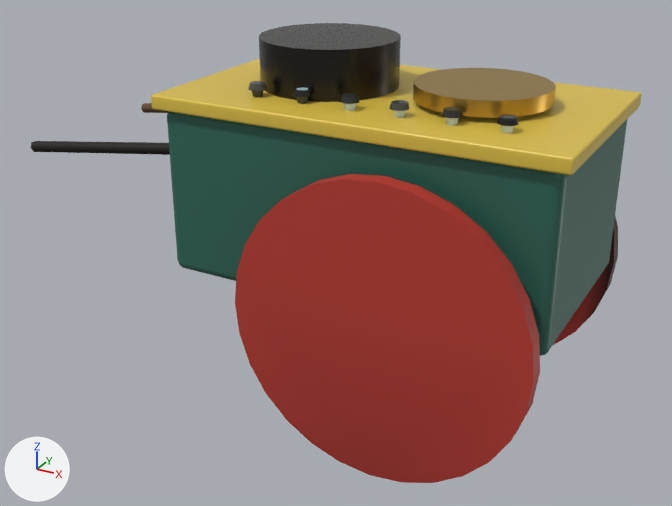
The glTF model public/yw9-lick/barrow.glb: old version first, new version second.
One viewpoint serves both versions: a 50 mm camera at (1.51, -3.24, 2.24) aimed at (-0.27, -0.01, 0.62). Arrows for +X, +Y and +Z are at lower left; the lights stay in place. The older version comes first. Vertices at exactly the same position are counted once.

Script lines for the objects in view, before the commit:
```python
me_bar_g0_foot_001 = bpy.data.meshes.new('bar.g0.foot.001')
me_bar_g0_foot_001.from_pydata(...)  # 1008 vertices, 1944 faces; spans x -0.486..0.586, y -0.336..-0.264, z 1.33..1.401
me_bar_g0_foot_001.materials.append(mat_glass__d8ecf0)
me_bar_handle_1 = bpy.data.meshes.new('bar.handle-1')
me_bar_handle_1.from_pydata(...)  # 36 vertices, 60 faces; spans x -1.603..-0.674, y -0.405..0.405, z 0.0..1.121
me_bar_handle_1.materials.append(mat_plank__6a4a2e)
me_bar_lid_001 = bpy.data.meshes.new('bar.lid.001')
me_bar_lid_001.from_pydata(...)  # a 24-sided cylinder along z spanning x 0.09..0.61, y -0.26..0.26, z 1.37..1.43
me_bar_lid_001.materials.append(mat_brass__c9a24a)
me_bar_wheel_1_001 = bpy.data.meshes.new('bar.wheel-1.001')
me_bar_wheel_1_001.from_pydata(...)  # a 28-sided cylinder along y spanning x -0.4..0.8, y 0.515..0.585, z 0.0..1.2; a 28-sided cylinder along y spanning x -0.4..0.8, y -0.585..-0.515, z 0.0..1.2
me_bar_wheel_1_001.materials.append(mat_paint__c43d33)
ob_barrow_brass_3 = bpy.data.objects.new('barrow.brass.3', me_bar_lid_001)
ob_barrow_brass_3.location = (0.0, 0.0, 0.0)
ob_barrow_glass_6 = bpy.data.objects.new('barrow.glass.6', me_bar_g0_foot_001)
ob_barrow_glass_6.location = (0.0, 0.0, 0.0)
ob_barrow_paint_4 = bpy.data.objects.new('barrow.paint.4', me_bar_wheel_1_001)
ob_barrow_paint_4.location = (0.0, 0.0, 0.0)
ob_barrow_plank_5 = bpy.data.objects.new('barrow.plank.5', me_bar_handle_1)
ob_barrow_plank_5.location = (0.0, 0.0, 0.0)
# also in view: 'barrow.metal.2' at (-0.3, 0.0, 1.42); 'barrow.paint.0' at (0.0, 0.0, 0.95); 'barrow.paint.1' at (0.0, 0.0, 1.32)
```
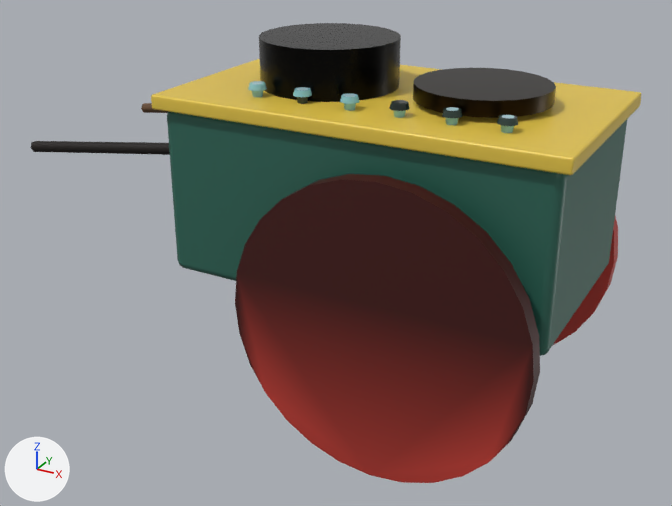
Location of each change, (x1, y1, x2, y2) in pixels of the pictures (672 x 506 px):
part 1 of me_bar_lid_001, recoloured (darker)
    both: (413, 68, 556, 118)
part 2 of me_bar_wheel_1_001, recoloured (lighter)
    both: (582, 216, 618, 324)
part 3 of me_bar_wheel_1_001, recoloured (darker)
    both: (235, 174, 540, 472)
part 4 of me_bar_wheel_1_001, recoloured
    both: (267, 233, 614, 483)
part 5 of me_bar_wheel_1_001, recoloured
    both: (237, 274, 532, 475)
part 6 of me_bar_g0_foot_001, recoloured
    both: (344, 103, 514, 133)
part 7 of me_bar_g0_foot_001, recoloured (lighter)
    both: (248, 81, 360, 104)
part 8 of me_bar_g0_foot_001, recoloured
    both: (297, 97, 518, 126)

The change in detail:
me_bar_lid_001 has 48 vertices, 92 faces and spans x 0.09..0.61, y -0.26..0.26, z 1.37..1.43.
me_bar_lid_001 is used by ob_barrow_brass_3; location (0.0, 0.0, 0.0).
me_bar_lid_001 part 1: 92 faces centred in x 0.093..0.607, y -0.257..0.257, z 1.37..1.43 are repainted in the vertex colours; the middle colour goes from white #f8f9fa to black #2f2b28.
me_bar_wheel_1_001 has 112 vertices, 216 faces and spans x -0.4..0.8, y -0.585..0.585, z 0.0..1.2.
me_bar_wheel_1_001 is used by ob_barrow_paint_4; location (0.0, 0.0, 0.0).
me_bar_wheel_1_001 part 2: 74 faces centred in x -0.395..0.795, y 0.515..0.585, z 0.302..1.195 are repainted in the vertex colours; the middle colour goes from dark grey #57514b to white #fdfdfd.
me_bar_wheel_1_001 part 3: 74 faces centred in x -0.395..0.795, y -0.585..-0.515, z 0.302..1.195 are repainted in the vertex colours; the middle colour goes from white #f2f4f5 to dark grey #57514a.
me_bar_wheel_1_001 part 4: 34 faces centred in x -0.293..0.693, y -0.585..0.585, z 0.005..0.32 are repainted in the vertex colours; the middle colour goes from light grey #d6d7d9 to white #ebe9e8.
me_bar_wheel_1_001 part 5: 34 faces centred in x -0.293..0.693, y -0.585..0.585, z 0.005..0.32 are repainted in the vertex colours; the middle colour goes from white #ebeae8 to light grey #e0e0e0.
me_bar_g0_foot_001 has 1008 vertices, 1944 faces and spans x -0.486..0.586, y -0.336..-0.264, z 1.33..1.401.
me_bar_g0_foot_001 is used by ob_barrow_glass_6; location (0.0, 0.0, 0.0).
me_bar_g0_foot_001 part 6: 692 faces centred in x -0.481..0.573, y -0.331..-0.269, z 1.33..1.38 are repainted in the vertex colours; the middle colour goes from white #f8f9f9 to white #f4f6f7.
me_bar_g0_foot_001 part 7: 680 faces centred in x -0.486..0.581, y -0.336..-0.264, z 1.33..1.401 are repainted in the vertex colours; the middle colour goes from dark grey #3d3934 to white #fafafb.
me_bar_g0_foot_001 part 8: 572 faces centred in x -0.273..0.586, y -0.336..-0.264, z 1.33..1.401 are repainted in the vertex colours; the middle colour goes from dark grey #4d4842 to dark grey #57514a.
